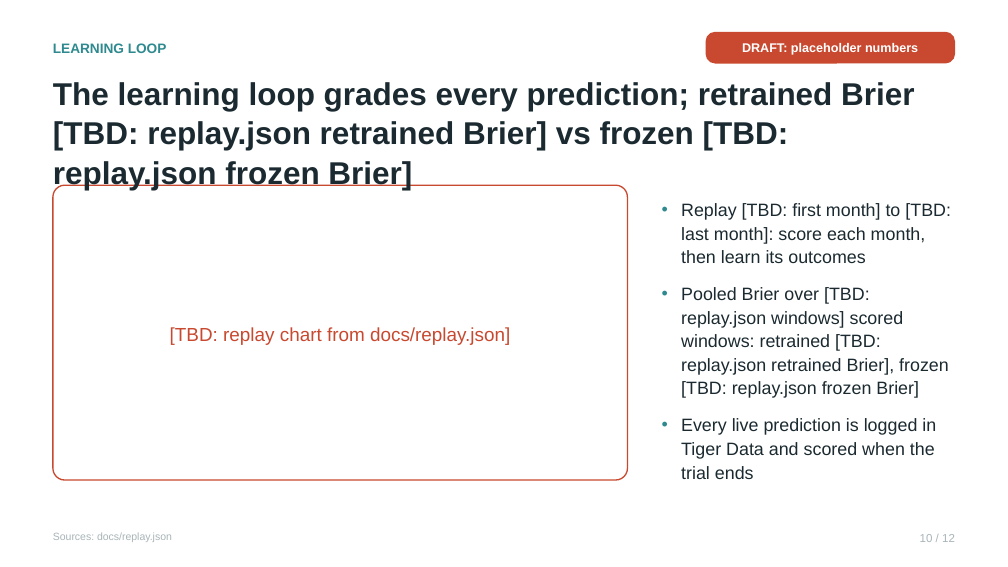
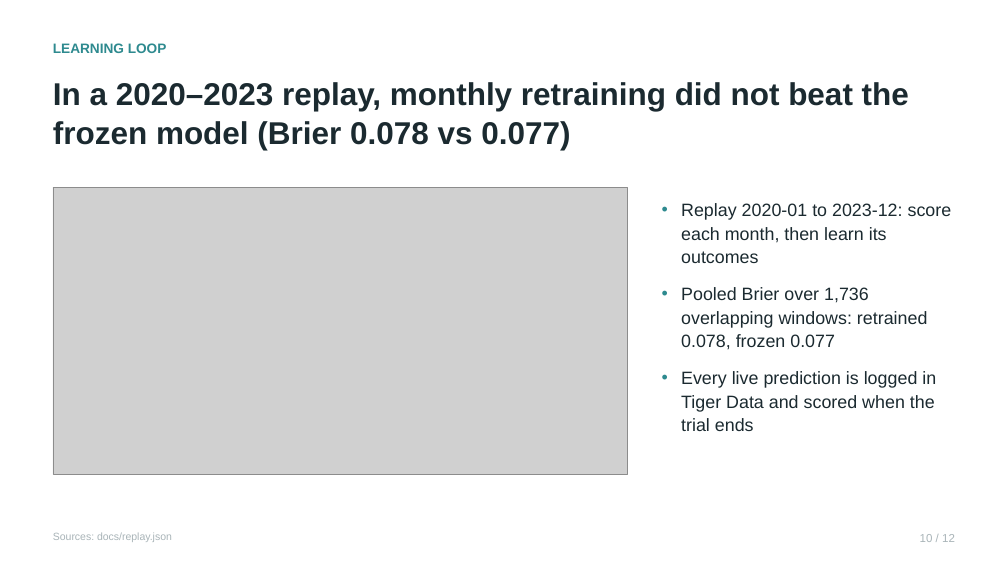
Before and after one commit to RaghulKS/Clinova, a slide deck: slide 10 of docs/deck/clinova.pptx. Drawn at 1008x567 pixels with LibreOffice and Linux fonts; fonts in the diff are those of the drawing; grey boxes stand for pictures. Boxes give left, top, right and bottom in pixels: in the first picture for what was removed or moved away, otherwise in the second. Text is boxed around its words. In the diff, an @@ line names an element or a change of style, - is before the commit and + after.

Commit message:
T42: fill gate 2 numbers (validation, replay, demo flags and fixes)

```diff
--- a/docs/deck/clinova.pptx
+++ b/docs/deck/clinova.pptx
@@ rounded rectangle removed at box(706, 32, 955, 64) @@
-DRAFT: placeholder numbers
@@ text at box(53, 82, 909, 150): text changed @@
-The learning loop grades every prediction; retrained Brier [TBD: replay.json retrained Brier] vs frozen [TBD: replay.json frozen Brier]
+In a 2020–2023 replay, monthly retraining did not beat the frozen model (Brier 0.078 vs 0.077)
@@ rounded rectangle removed at box(53, 185, 628, 480) @@
@@ picture added at box(53, 188, 628, 475) @@
@@ text at box(681, 203, 952, 349): text changed @@
-• Replay [TBD: first month] to [TBD: last month]: score each month, then learn its outcomes
-• Pooled Brier over [TBD: replay.json windows] scored windows: retrained [TBD: replay.json retrained Brier], frozen [TBD: replay.json frozen Brier]
+• Replay 2020-01 to 2023-12: score each month, then learn its outcomes
+• Pooled Brier over 1,736 overlapping windows: retrained 0.078, frozen 0.077
@@ text removed at box(170, 327, 510, 345) @@
-[TBD: replay chart from docs/replay.json]
```
Also in this commit, not shown: 3 other slides changed, 2 slides added, 2 slides removed, 20 other files.
